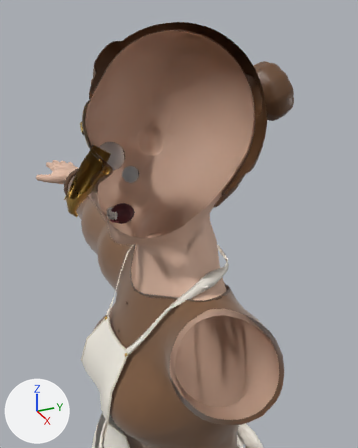
What one commit did to the Blender file characters/alis/model/alis.blend.
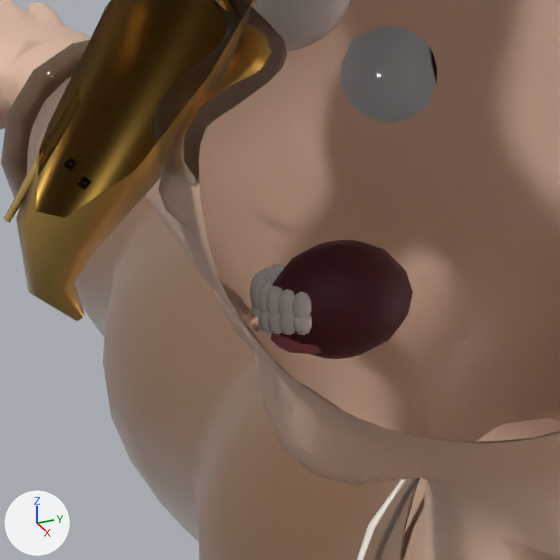
Old and new are each drawn from a camera (50 mm lens) standing at (0.57, -0.2381, 1.6324) and looking at (0.037, 0.0018, 1.3658) and again close up on the part from 18% to 45% of the width and 36% to 58% of the height. Every picture has the same lights, and +X, +Y and +Z are marked at lower left. The last two pictures show the newer version. Everything nearer to the camera than a plane just in front of the edit is cut away.

Names of what the first close-up shows: 'Body', 'Body_LOD1', 'Eyes', 'Mouth', 'alis_dress', 'alis_mask' and 1 more.
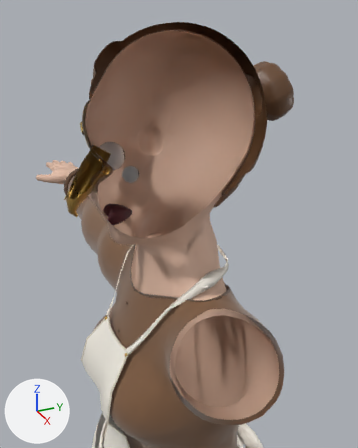
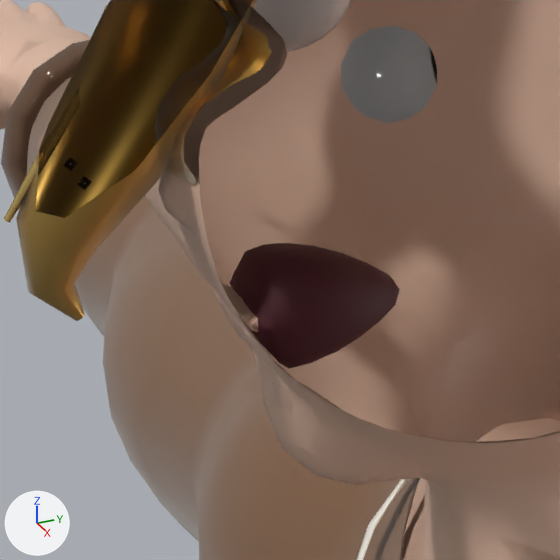
What the commit changed:
me_mouth is used by ob_mouth; location (0.0, 0.0, 0.0).
me_mouth had 1170 vertices, 984 faces and spanned x -0.012..0.012, y -0.0827..-0.046, z 1.364..1.391.
me_mouth now has 1252 vertices, 1079 faces and spans x -0.0129..0.0133, y -0.0874..-0.0482, z 1.3656..1.3915.
me_mouth part 1: the loose piece of 48 vertices spanning x -0.0105..-0.0072, y -0.076..-0.0717, z 1.3776..1.3849 is scaled about its middle by (0.928, 1, 1), then moved by (0.0006, 0.001, 0.0).
me_mouth part 2: the loose piece of 48 vertices spanning x -0.0085..-0.0053, y -0.0787..-0.0743, z 1.3776..1.3852 is moved by (0.0005, 0.0017, 0.0).
me_mouth part 3: the loose piece of 48 vertices spanning x -0.0065..-0.0033, y -0.0807..-0.0763, z 1.3776..1.3856 is scaled about its middle by (0.928, 1, 1), then moved by (0.0004, 0.0022, 0.0).
me_mouth part 4: the loose piece of 48 vertices spanning x -0.0046..-0.0013, y -0.082..-0.0777, z 1.3776..1.3859 is scaled about its middle by (0.928, 1, 1), then moved by (0.0002, 0.0025, 0.0).
me_mouth part 5: the loose piece of 48 vertices spanning x -0.0006..0.0026, y -0.0827..-0.0783, z 1.3776..1.3862 is moved by (-0.0019, 0.0027, 0.0).
me_mouth part 6: the loose piece of 48 vertices spanning x -0.0026..0.0006, y -0.0827..-0.0783, z 1.3776..1.3862 is moved by (0.0019, 0.0027, 0.0).
me_mouth part 7: the loose piece of 48 vertices spanning x 0.0013..0.0046, y -0.082..-0.0777, z 1.3776..1.3859 is scaled about its middle by (0.928, 1, 1), then moved by (-0.0002, 0.0025, 0.0).
me_mouth part 8: the loose piece of 48 vertices spanning x 0.0033..0.0065, y -0.0807..-0.0763, z 1.3776..1.3856 is scaled about its middle by (0.928, 1, 1), then moved by (-0.0004, 0.0022, 0.0).
me_mouth part 9: the loose piece of 48 vertices spanning x 0.0053..0.0085, y -0.0787..-0.0743, z 1.3776..1.3852 is moved by (-0.0005, 0.0017, 0.0).
me_mouth part 10: the loose piece of 48 vertices spanning x 0.0072..0.0105, y -0.076..-0.0717, z 1.3776..1.3849 is scaled about its middle by (0.928, 1, 1), then moved by (-0.0006, 0.001, 0.0).
me_mouth part 11: the loose piece of 48 vertices spanning x -0.0006..0.0026, y -0.0827..-0.0783, z 1.3734..1.3806 is moved by (-0.0019, 0.0027, 0.0).
me_mouth part 12: the loose piece of 48 vertices spanning x 0.0013..0.0046, y -0.082..-0.0777, z 1.3736..1.3806 is scaled about its middle by (0.928, 1, 1), then moved by (-0.0002, 0.0025, 0.0).
me_mouth part 13: the loose piece of 48 vertices spanning x 0.0033..0.0065, y -0.0807..-0.0763, z 1.3739..1.3806 is scaled about its middle by (0.928, 1, 1), then moved by (-0.0004, 0.0022, 0.0).
me_mouth part 14: the loose piece of 48 vertices spanning x 0.0053..0.0085, y -0.0787..-0.0743, z 1.3742..1.3806 is moved by (-0.0005, 0.0017, 0.0).
me_mouth part 15: the loose piece of 48 vertices spanning x 0.0072..0.0105, y -0.076..-0.0717, z 1.3744..1.3806 is scaled about its middle by (0.928, 1, 1), then moved by (-0.0006, 0.001, 0.0).
me_mouth part 16: the loose piece of 84 vertices spanning x -0.0086..0.0086, y -0.0789..-0.0539, z 1.3663..1.3752 is scaled about its middle by (0.902, 0.917, 0.851), then moved by (0.0, -0.0007, 0.0017).
me_mouth part 17: the loose piece of 126 vertices spanning x -0.012..0.012, y -0.0785..-0.046, z 1.364..1.391 is rebuilt with 208 vertices and now spans x -0.0129..0.0133, y -0.0874..-0.0482, z 1.3656..1.3915.
Other edits to the shape of me_mouth do not show in these pictures.
me_mouth gains material mat_teeth.
me_mouth no longer uses material mat_teeth.

Changed parts and their boxes [x1, y1, x2, y2] in the close-ups (560 x 560 px; the box of a moved part takes in the faces that stretch with it):
'Mouth', reshaped: before [250, 240, 413, 359]; after [229, 243, 400, 369]
part 1 of me_mouth, moved or reshaped (not visible afterwards): before [271, 263, 284, 276]
part 2 of me_mouth, moved or reshaped (not visible afterwards): before [263, 267, 278, 284]
part 3 of me_mouth, moved or reshaped (not visible afterwards): before [257, 270, 272, 284]
part 4 of me_mouth, moved or reshaped (not visible afterwards): before [250, 273, 269, 286]
part 5 of me_mouth, moved or reshaped (not visible afterwards): before [252, 278, 268, 309]
part 6 of me_mouth, moved or reshaped (not visible afterwards): before [250, 275, 265, 305]
part 7 of me_mouth, moved or reshaped (not visible afterwards): before [258, 282, 274, 312]
part 8 of me_mouth, moved or reshaped (not visible afterwards): before [266, 286, 283, 315]
part 9 of me_mouth, moved or reshaped (not visible afterwards): before [278, 289, 295, 316]
part 10 of me_mouth, moved or reshaped (not visible afterwards): before [292, 292, 312, 318]
part 11 of me_mouth, moved or reshaped (not visible afterwards): before [254, 309, 263, 331]
part 12 of me_mouth, moved or reshaped (not visible afterwards): before [259, 311, 271, 333]
part 13 of me_mouth, moved or reshaped (not visible afterwards): before [268, 314, 282, 334]
part 14 of me_mouth, moved or reshaped (not visible afterwards): before [279, 315, 295, 335]
part 15 of me_mouth, moved or reshaped (not visible afterwards): before [293, 315, 312, 335]
part 16 of me_mouth, moved or reshaped (not visible afterwards): before [271, 333, 322, 354]
part 17 of me_mouth, rebuilt (22% wider): before [273, 240, 413, 359]; after [229, 243, 400, 369]
